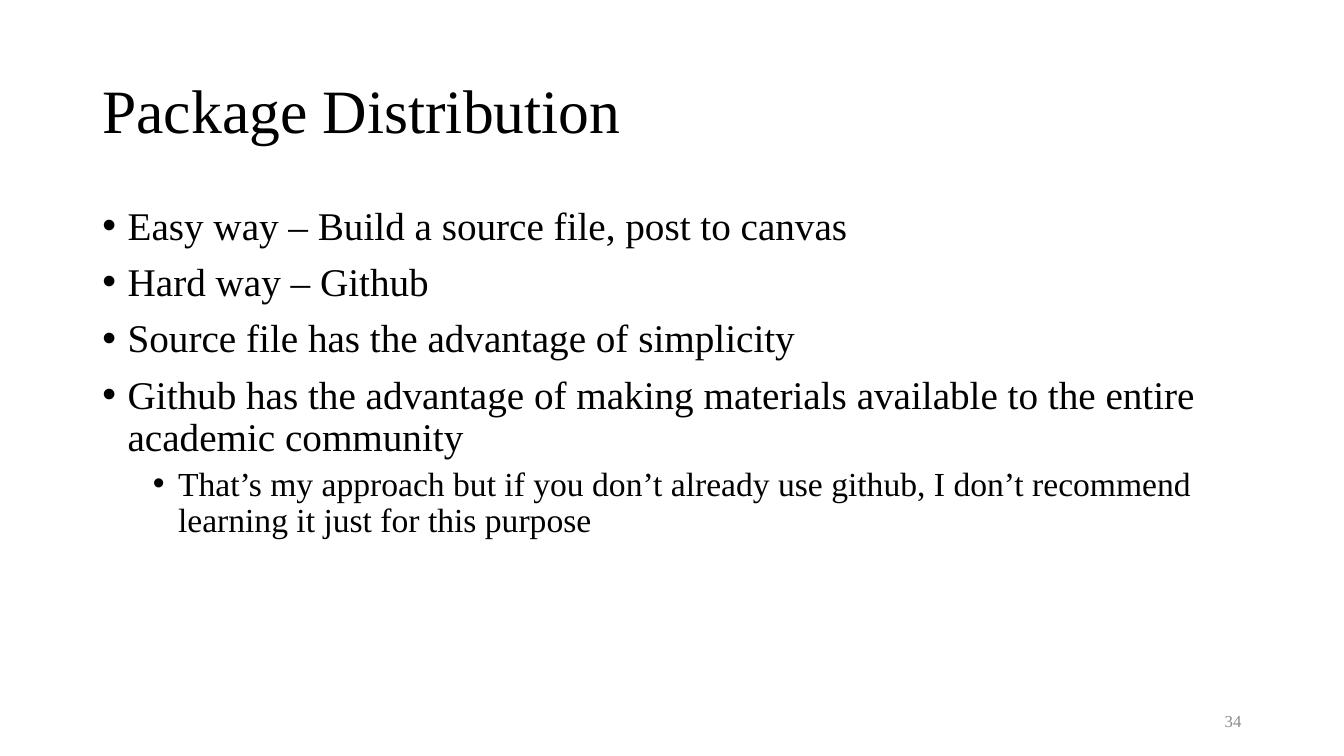
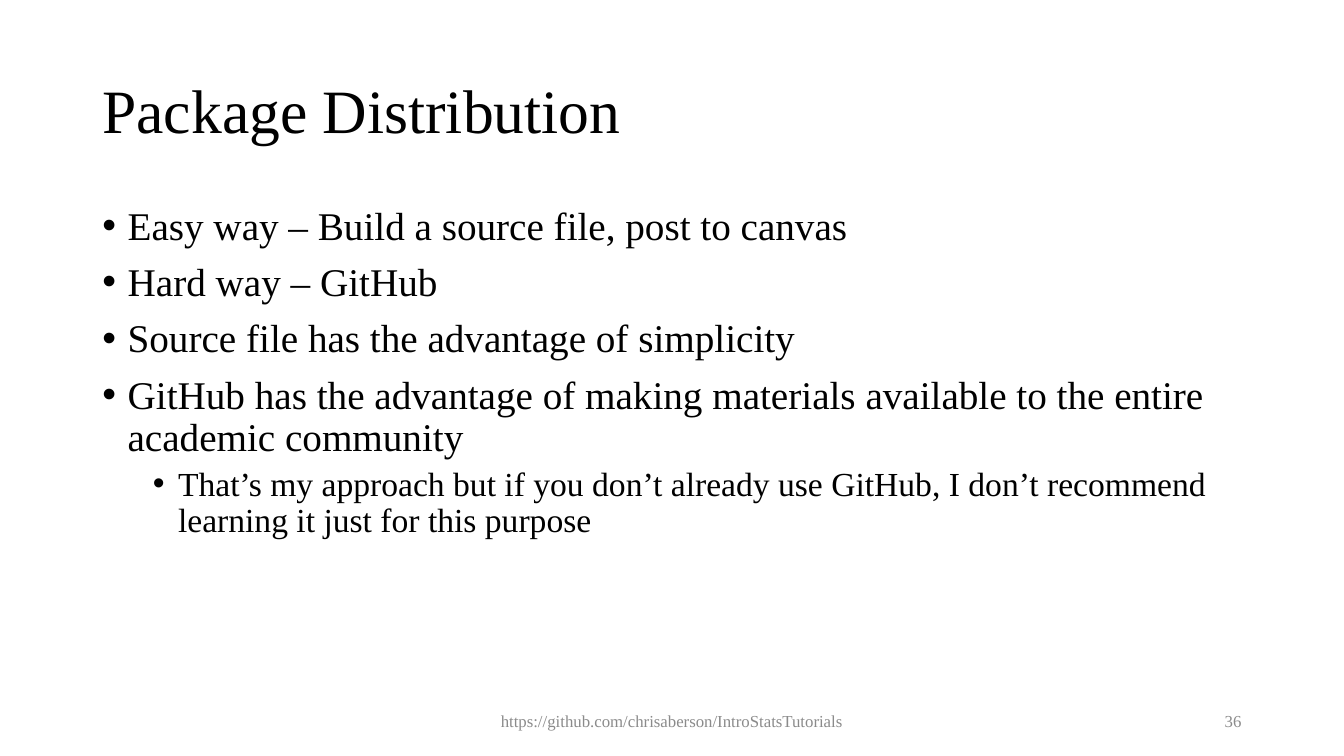
Before and after one commit to chrisaberson/IntroStatsTutorials, a slide deck: slide 36 of ppt/learnr.pptx (slide 34 before the commit). Drawn at 1344x756 pixels with LibreOffice and Linux fonts; fonts in the diff are those of the drawing. Boxes give left, top, right and bottom in pixels: in the first picture for what was removed or moved away, otherwise in the second. Text is boxed around its words. In the diff, an @@ line names an element or a change of style, - is before the commit and + after.

```diff
--- a/ppt/learnr.pptx
+++ b/ppt/learnr.pptx
@@ text at <box>128,268,437,304</box>: text changed @@
-• Hard way – Github
+• Hard way – GitHub
@@ text at <box>128,381,1206,538</box>: text changed @@
-• Github has the advantage of making materials available to the entire academic community
-  • That’s my approach but if you don’t already use github, I don’t recommend learning it just for this purpose
+• GitHub has the advantage of making materials available to the entire academic community
+  • That’s my approach but if you don’t already use GitHub, I don’t recommend learning it just for this purpose
@@ text added at <box>501,715,843,731</box>, 12 pt, text #8C8C8C @@
+https://github.com/chrisaberson/IntroStatsTutorials
@@ page number at <box>1225,716,1242,727</box>: text changed @@
-34
+36
```
Also in this commit, not shown: 41 other slides changed, 4 slides added.
